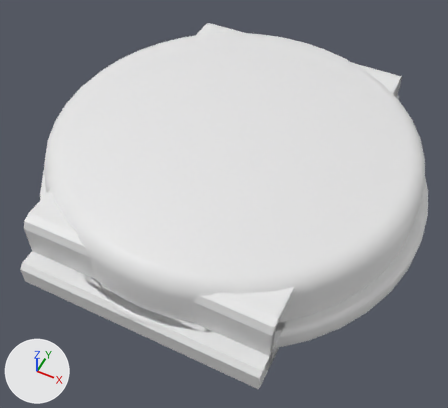
What one commit did to the FBX model Assets/MetroSort/Resources/Models/Platform.fbx.
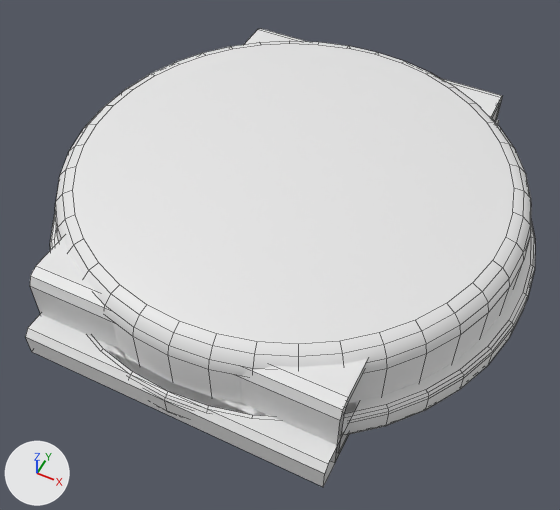
The first picture shows the older version from a 50 mm camera at (0.817, -1.73, 2.01) aimed at (0.023, -0.143, 0.027). The close-ups show the older and then the newer version on the part from 0% to 100% of the width and 0% to 100% of the height of that picture. Only the edits that show in the close-ups are written down. Lighting does not change. The marker at lower left points along +X, +Y and +Z. The close-ups show mesh edges as thin lines. Where no turn or scale is listed for an object, it has been applied to the vertices.

Objects in the first close-up: 'Cap', 'Mid'.
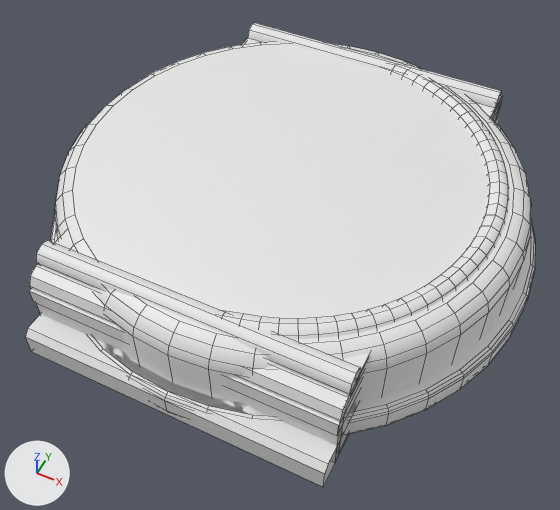
The edits, one by one:
Material 'Coping' (mat_coping) is new.
Its base color is (0.8, 0.8, 0.8) (white #e7e7e7).
Material 'Top' (mat_top) is new.
Its base color is (0.8, 0.8, 0.8) (white #e7e7e7).
Material 'Rim' (mat_rim) is new.
Its base color is (0.8, 0.8, 0.8) (white #e7e7e7).
me_mid is used by ob_mid; location (0.0, 0.0, 0.0).
Verts and faces of me_mid; kept vertices keep their numbers, new ones are numbered from 44.
me_mid had 44 vertices, 22 faces and spanned x -0.5..0.5, y -0.83..0.83, z 0.0..0.28.
me_mid now has 92 vertices, 46 faces and spans x -0.5..0.5, y -0.83..0.83, z 0.0..0.33.
me_mid part 1: a new loose piece of 16 vertices spanning x -0.5..0.5, y -0.7..-0.62, z 0.25..0.33, in mat_coping (white #e7e7e7).
me_mid part 2: a new loose piece of 16 vertices spanning x -0.5..0.5, y 0.62..0.7, z 0.25..0.33, in mat_coping (white #e7e7e7).
Part 3, on me_mid:
New vertex 44 is at (-0.5, -0.76, 0.17), pixel (33, 301).
New vertex 45 is at (-0.5, 0.76, 0.17).
New vertex 46 is at (-0.5, 0.76, 0.22).
New vertex 47 is at (-0.5, -0.76, 0.22), pixel (29, 290).
New vertex 48 is at (-0.5, -0.65, 0.28).
New vertex 49 is at (-0.5, 0.65, 0.28).
New vertex 50 is at (-0.5, 0.65, 0.29).
New vertex 51 is at (-0.5, -0.65, 0.29).
New vertices 52 to 59 stand at vertices 44 to 51, in that order, plus (1.0, 0.0, 0.0).
New faces: (44, 45, 53, 52), (45, 46, 54, 53), (46, 47, 55, 54), (44, 52, 55, 47) (mat_rim (white #e7e7e7)).
New faces: (48, 49, 57, 56), (49, 50, 58, 57), (50, 51, 59, 58), (48, 56, 59, 51) (mat_top (white #e7e7e7)).
me_mid gains material mat_rim (white #e7e7e7).
me_mid gains material mat_top (white #e7e7e7).
me_mid gains material mat_coping (white #e7e7e7).
me_cap is used by ob_cap; location (0.0, 0.0, 0.0).
me_cap had 960 vertices, 846 faces and spanned x -0.83..0.83, y -0.83..0.83, z -0.03..0.31.
me_cap now has 1928 vertices, 1732 faces and spans x -0.83..0.83, y -0.83..0.83, z -0.03..0.33.
me_cap part 4: a new loose piece of 328 vertices spanning x 0.0..0.7, y -0.69..0.69, z 0.25..0.33, in mat_coping (white #e7e7e7).
Other edits to the shape of me_cap do not show in these pictures.
me_cap gains material mat_rim (white #e7e7e7).
me_cap gains material mat_top (white #e7e7e7).
me_cap gains material mat_coping (white #e7e7e7).

What differs and where, as boxes (x1, y1, x2, y2) in the close-ups (560 x 510 px):
'Cap', reshaped: before (50, 41, 535, 435); after (50, 42, 535, 435)
'Mid', reshaped: before (25, 29, 502, 487); after (25, 23, 502, 487)
part 1 of me_mid, added: after (36, 240, 361, 396)
part 2 of me_mid, added: after (248, 23, 502, 112)
part 3 of me_mid, added: after (29, 38, 501, 435)
part 4 of me_cap, added: after (222, 65, 509, 339)
